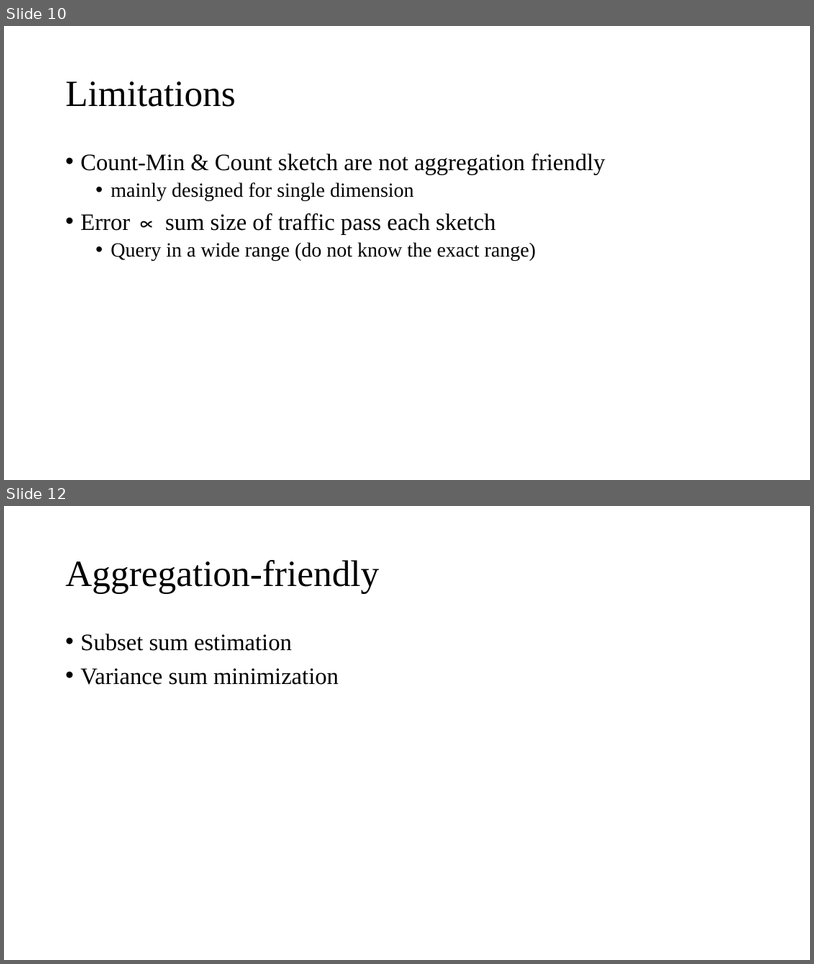
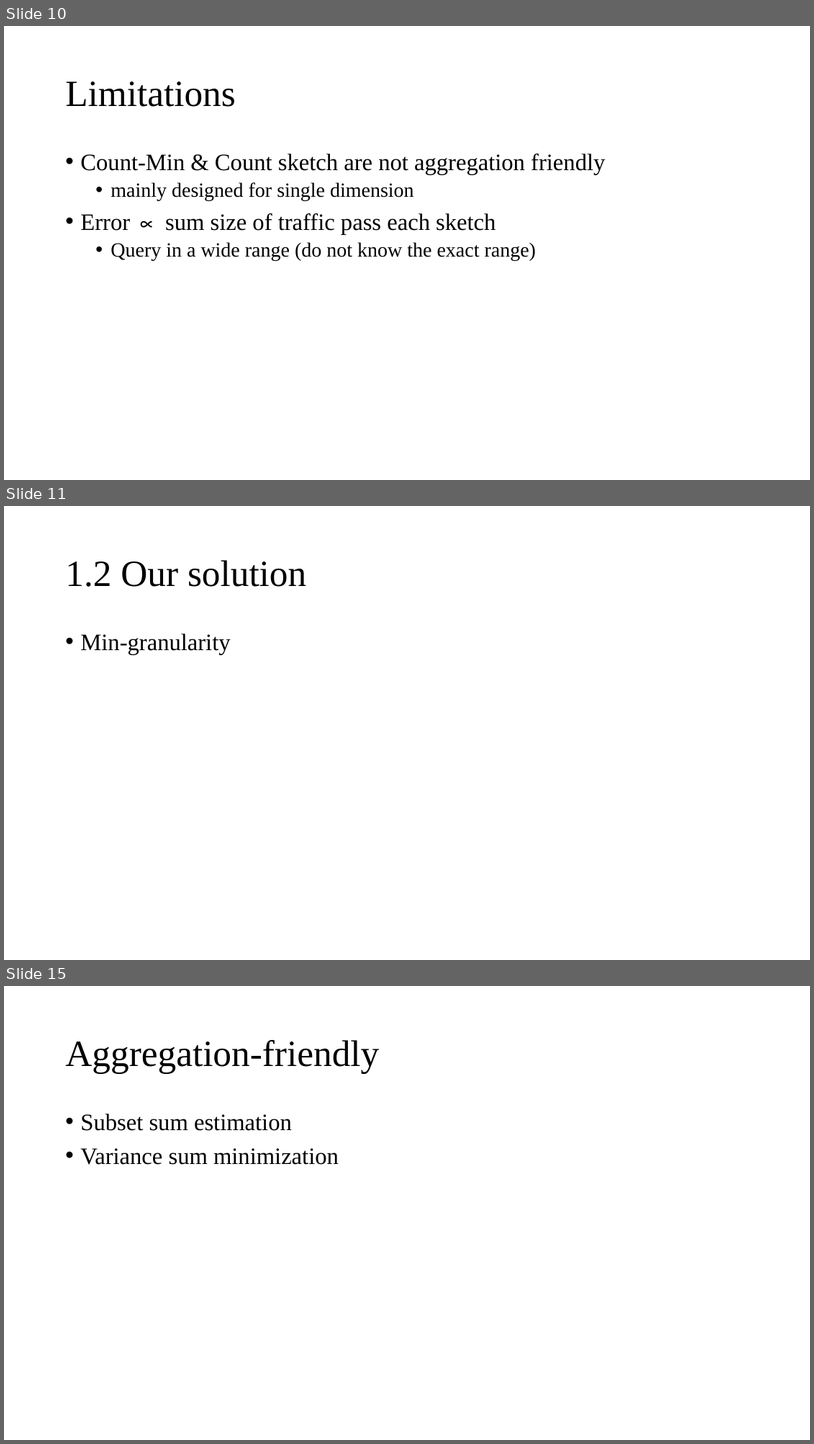
Before and after one commit to Lipox/Dimension, a slide deck: dimensions.pptx. Shown one above the other, each under a label of ours: slides 10 and 12 before the commit, slides 10, 11 and 15 after it; the slides between them are not shown. The pictures are 814x964 and 814x1444 pixels, drawn with LibreOffice and Linux fonts; fonts in the diff are those of the drawing. Boxes give left, top, right and bottom in pixels: in the first picture for what was removed or moved away, otherwise in the second. Text is boxed around its words. In the diff, an @@ line names an element or a change of style, - is before the commit and + after.

```diff
--- a/dimensions.pptx
+++ b/dimensions.pptx
@@ slide 11 added at (4,506,810,960), background #FFFFFF @@
@@ title added at (65,560,306,587), 44 pt, text #000000 @@
+1.2 Our solution
@@ text added at (80,633,230,654), 28 pt, text #000000 @@
+• Min-granularity
@@ what was slide 12 is now slide 15 @@
```
Also in this commit, not shown: 2 slides changed, 3 other slides added.
